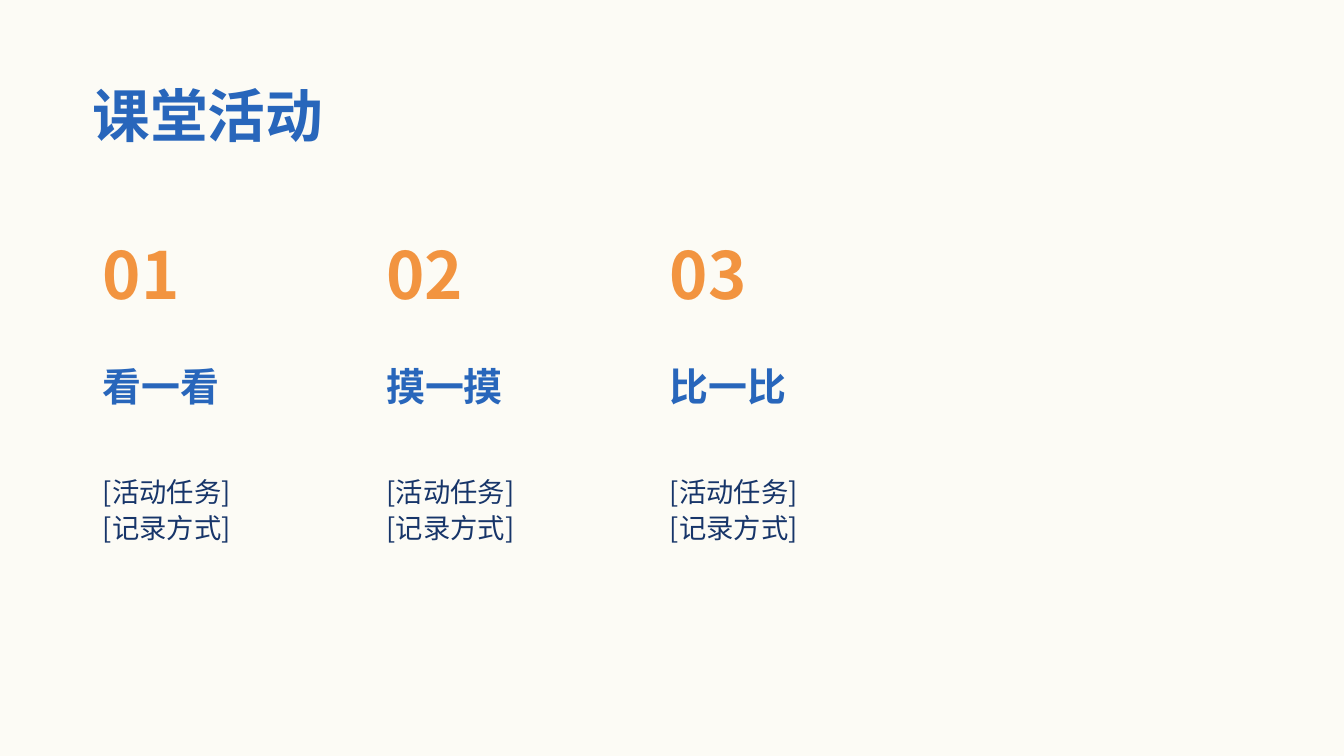
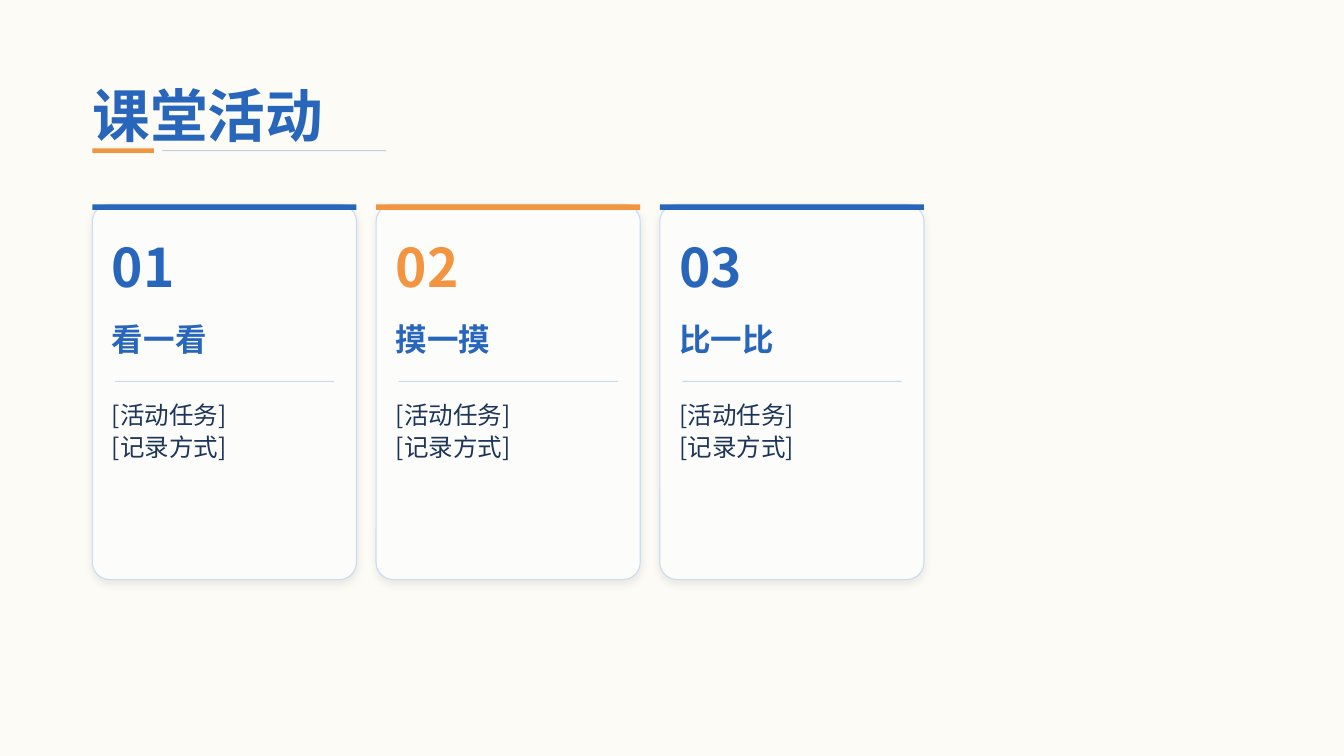
Before and after one commit to Daylily-Huang/Work-skills, a slide deck: slide 4 of skills/teacher-ppt/assets/templates/T16_立体几何课堂.pptx. Drawn at 1344x756 pixels with LibreOffice and Linux fonts; fonts in the diff are those of the drawing; background and template pictures are left out. Boxes give left, top, right and bottom in pixels: in the first picture for what was removed or moved away, otherwise in the second. Text is boxed around its words. In the diff, an @@ line names an element or a change of style, - is before the commit and + after.

```diff
--- a/skills/teacher-ppt/assets/templates/T16_立体几何课堂.pptx
+++ b/skills/teacher-ppt/assets/templates/T16_立体几何课堂.pptx
@@ rectangle added at (93,148,154,152), fill #F29440 @@
@@ rectangle added at (162,150,386,151), fill #2866BB at 28% opacity @@
@@ rounded rectangle added at (93,205,357,580), fill #FFFFFF at 88% opacity, outline #CADCF0 0.8 pt @@
@@ rectangle added at (93,205,357,211), fill #2866BB @@
@@ rounded rectangle added at (376,205,640,580), fill #FFFFFF at 88% opacity, outline #CADCF0 0.8 pt @@
@@ rectangle added at (376,205,640,211), fill #F29440 @@
@@ rounded rectangle added at (660,205,925,580), fill #FFFFFF at 88% opacity, outline #CADCF0 0.8 pt @@
@@ rectangle added at (660,205,925,211), fill #2866BB @@
@@ text "01": place and size @@
-text "01" at (103,250,180,300)
+text "01" at (112,247,175,288)
@@ text "01" at (112,247,175,288): size 46.5 to 38 pt, text colour #F29440 to #2866BB @@
@@ text "02": place and size @@
-text "02" at (386,250,463,300)
+text "02" at (396,247,459,288)
@@ text "02" at (396,247,459,288): size 46.5 to 38 pt @@
@@ text "03" at (679,247,742,288): size 46.5 to 38 pt, text colour #F29440 to #2866BB @@
@@ text "03": place and size @@
-text "03" at (670,250,747,300)
+text "03" at (679,247,742,288)
@@ text "看一看": place and size @@
-text "看一看" at (103,368,220,405)
+text "看一看" at (112,324,207,354)
@@ text "摸一摸": place and size @@
-text "摸一摸" at (386,368,503,405)
+text "摸一摸" at (396,324,491,354)
@@ size 27.8 to 22.5 pt in 3 elements at (396,324,491,354), (112,324,207,354), (679,324,774,354) @@
@@ text "比一比": place and size @@
-text "比一比" at (670,368,787,405)
+text "比一比" at (679,324,774,354)
@@ rectangle added at (115,381,335,382), fill #C6DAEE @@
@@ rectangle added at (398,381,618,382), fill #C6DAEE @@
@@ rectangle added at (683,381,902,382), fill #C6DAEE @@
@@ text "[活动任务]": place and size @@
-text "[活动任务]" at (103,479,231,543)
+text "[活动任务]" at (112,403,227,460)
@@ text "[活动任务]": place and size @@
-text "[活动任务]" at (386,479,514,543)
+text "[活动任务]" at (396,403,511,460)
@@ size 19.5 to 17.5 pt, text colour #173569 to #1D3557; vertical alignment middle to top in 3 elements at (396,403,511,460), (112,403,227,460), (679,403,794,460) @@
@@ text "[活动任务]": place and size @@
-text "[活动任务]" at (670,479,798,543)
+text "[活动任务]" at (679,403,794,460)
```
Also in this commit, not shown: 4 other slides changed, 23 other files.
